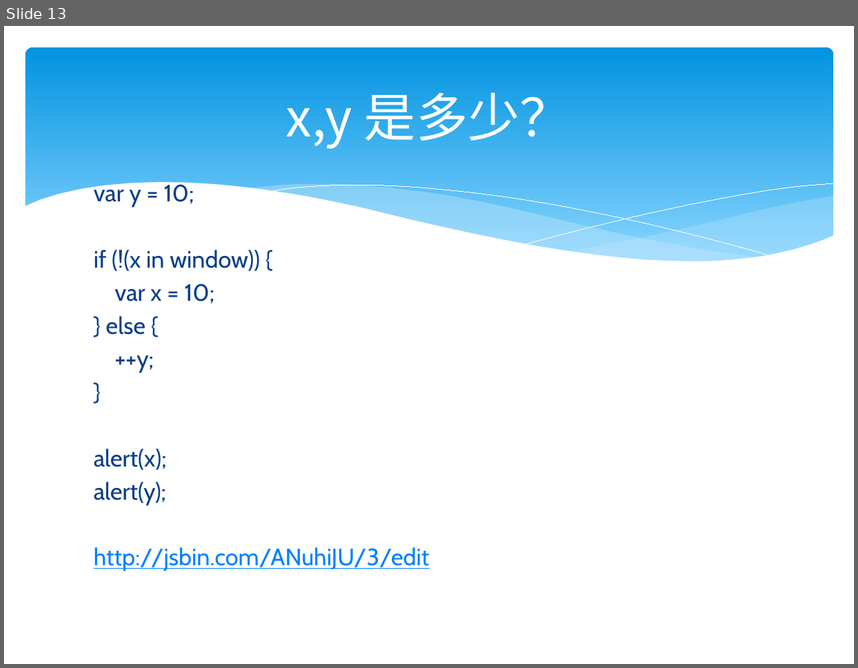
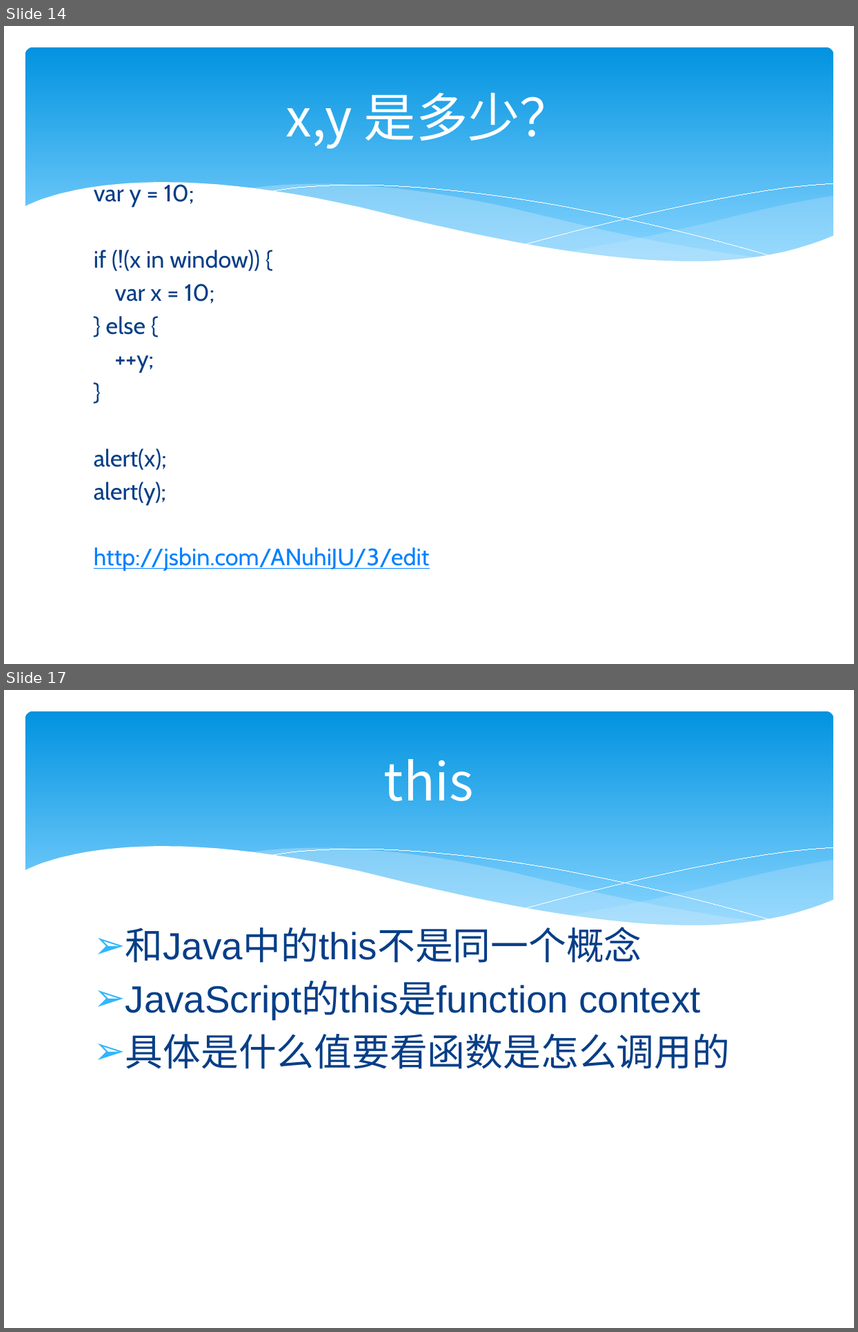
Before and after one commit to zjumty/jsfunc_training, a slide deck: JavaScriptFunctionObject.pptx. Shown one above the other, each under a label of ours: slide 13 before the commit, slides 14 and 17 after it; the slides between them are not shown. The pictures are 858x668 and 858x1332 pixels, drawn with LibreOffice and Linux fonts; fonts in the diff are those of the drawing. Boxes give left, top, right and bottom in pixels: in the first picture for what was removed or moved away, otherwise in the second. Text is boxed around its words. In the diff, an @@ line names an element or a change of style, - is before the commit and + after.

```diff
--- a/JavaScriptFunctionObject.pptx
+++ b/JavaScriptFunctionObject.pptx
@@ slide 17 added at [4,690,854,1328], background #FFFFFF; not listed: 6 template elements that a slide beside it also shows @@
@@ title added at [384,759,474,801], 44 pt, text #FFFFFF @@
+this
@@ text added at [125,920,730,1069], 32 pt, text #073E87 @@
+➢ 和Java中的this不是同一个概念
+➢ JavaScript的this是function context
+➢ 具体是什么值要看函数是怎么调用的
@@ what was slide 13 is now slide 14 @@
```
Also in this commit, not shown: 7 other slides added, 2 other files.
